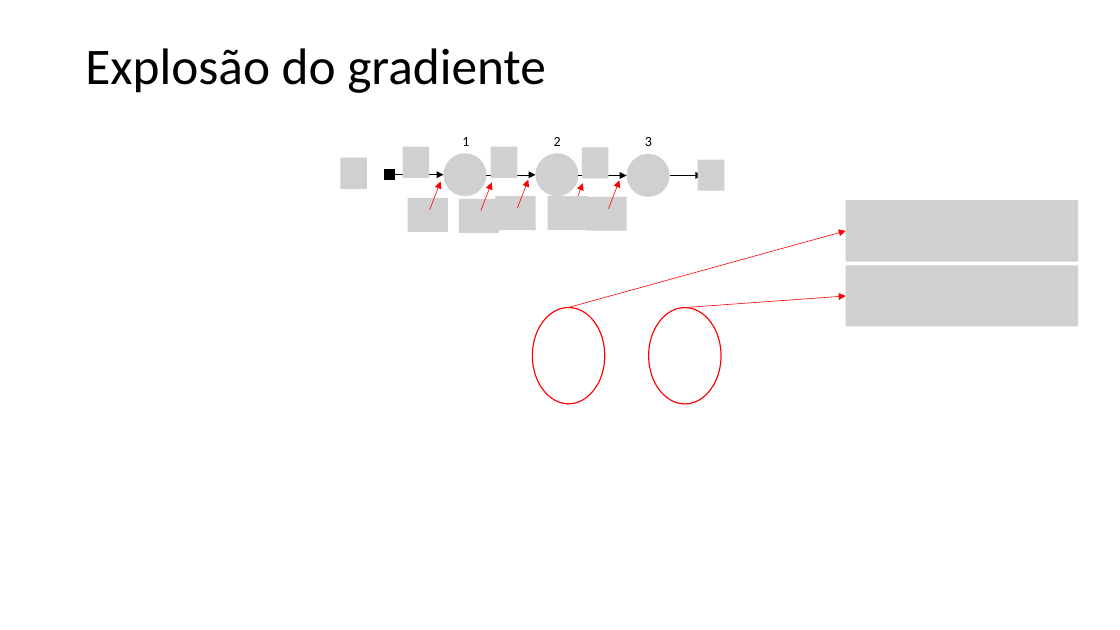
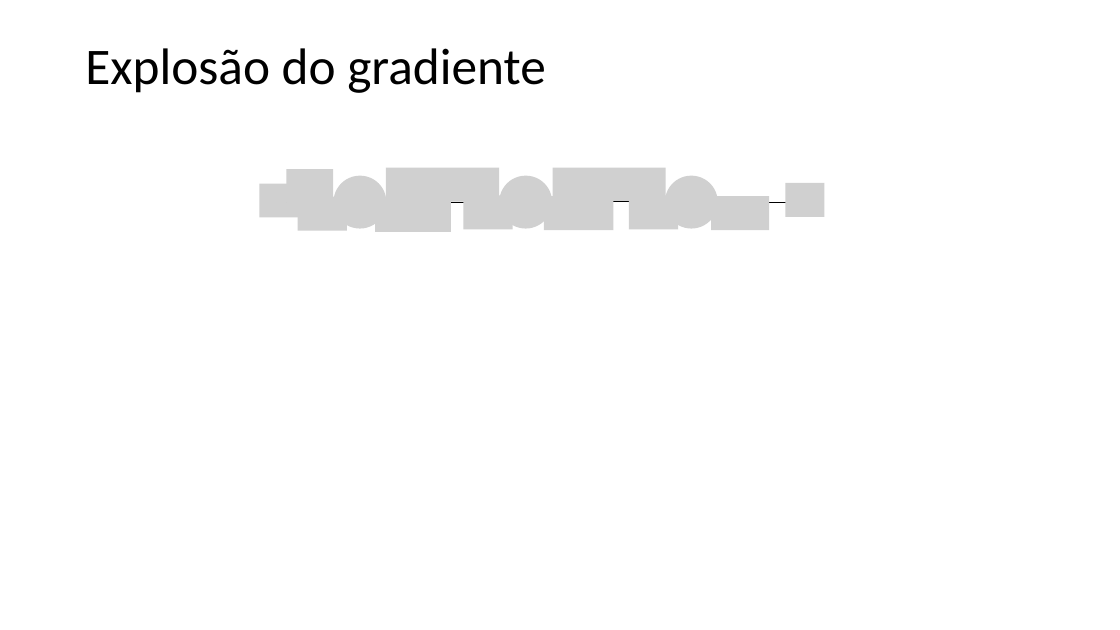
Before and after one commit to zz4fap/c24_inteligencia_artificial, a slide deck: slide 58 of slides/C24_MLP.pptx (slide 57 before the commit). Drawn at 1120x630 pixels with LibreOffice and Linux fonts; fonts in the diff are those of the drawing; grey boxes stand for pictures. Boxes give left, top, right and bottom in pixels: in the first picture for what was removed or moved away, otherwise in the second. Text is boxed around its words. In the diff, an @@ line names an element or a change of style, - is before the commit and + after.

```diff
--- a/slides/C24_MLP.pptx
+++ b/slides/C24_MLP.pptx
@@ picture: place and size @@
-picture at (548, 196, 588, 229)
+picture at (287, 169, 333, 202)
@@ picture: place and size @@
-picture at (459, 199, 499, 233)
+picture at (334, 176, 386, 229)
@@ picture: place and size @@
-picture at (846, 200, 1079, 261)
+picture at (386, 168, 500, 202)
@@ picture: place and size @@
-picture at (627, 154, 670, 197)
+picture at (499, 176, 552, 229)
@@ picture: place and size @@
-picture at (698, 160, 725, 191)
+picture at (665, 176, 718, 229)
@@ picture: place and size @@
-picture at (586, 197, 627, 230)
+picture at (260, 184, 298, 218)
@@ arrow moved from (395, 175) - (444, 175) to (287, 202) - (334, 202) @@
@@ picture: place and size @@
-picture at (408, 198, 448, 232)
+picture at (376, 198, 451, 232)
@@ arrow moved from (486, 175) - (536, 175) to (386, 202) - (499, 202) @@
@@ arrow moved from (578, 176) - (627, 176) to (553, 202) - (665, 202) @@
@@ group removed at (340, 137, 652, 230): 7 pictures, 5 arrows, 3 texts, 1 rectangle @@
-1
-2
-3
@@ group added at (297, 168, 824, 230): 7 pictures @@
@@ arrow moved from (670, 176) - (702, 176) to (718, 202) - (794, 202) @@
@@ arrow removed from (569, 308) to (846, 231) @@
@@ picture removed at (846, 266, 1079, 327) @@
@@ arrow removed from (685, 308) to (846, 296) @@
@@ ellipse removed at (533, 308, 605, 404) @@
@@ ellipse removed at (649, 308, 721, 404) @@
```
Also in this commit, not shown: 3 other slides changed, 1 slide added, 1 slide removed.
